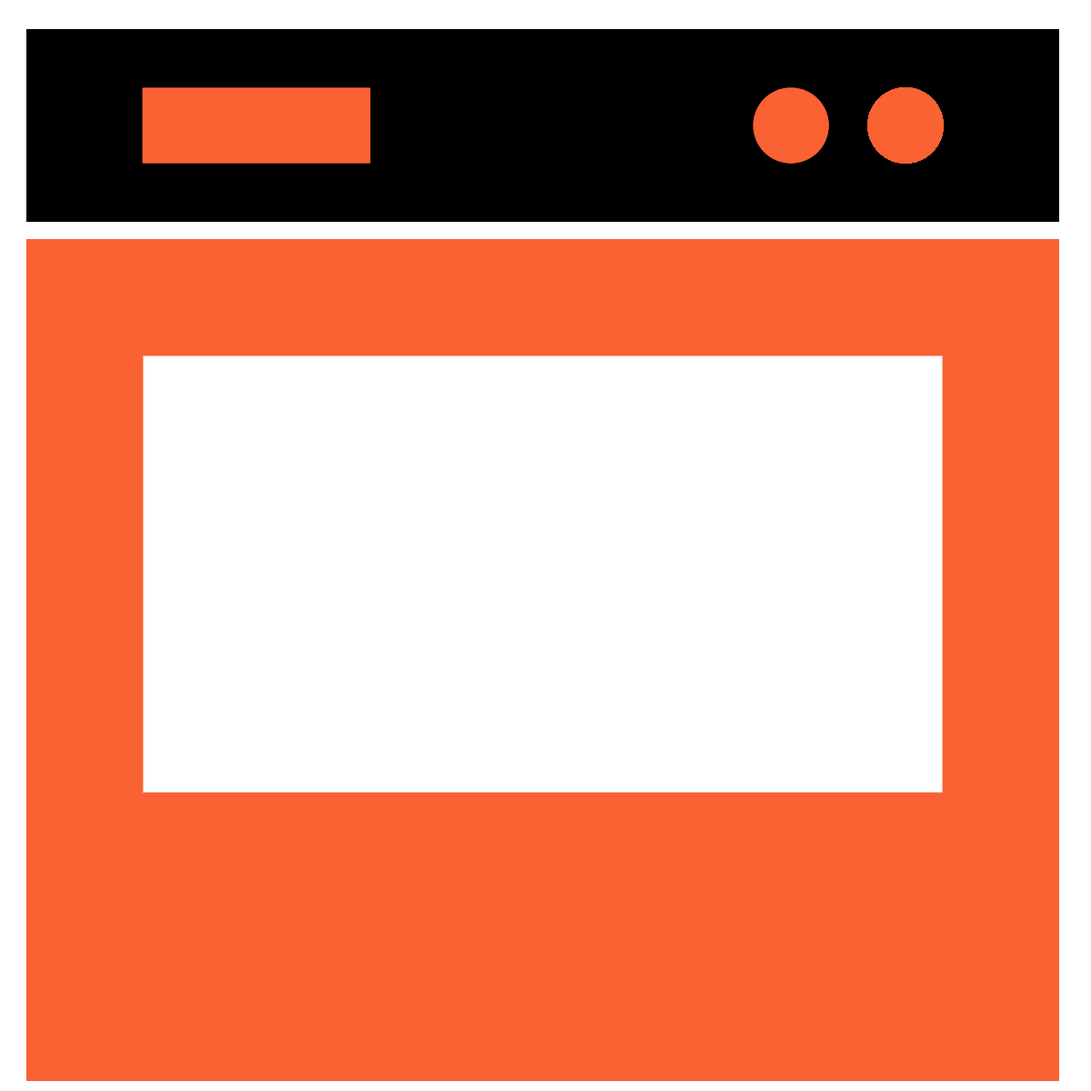
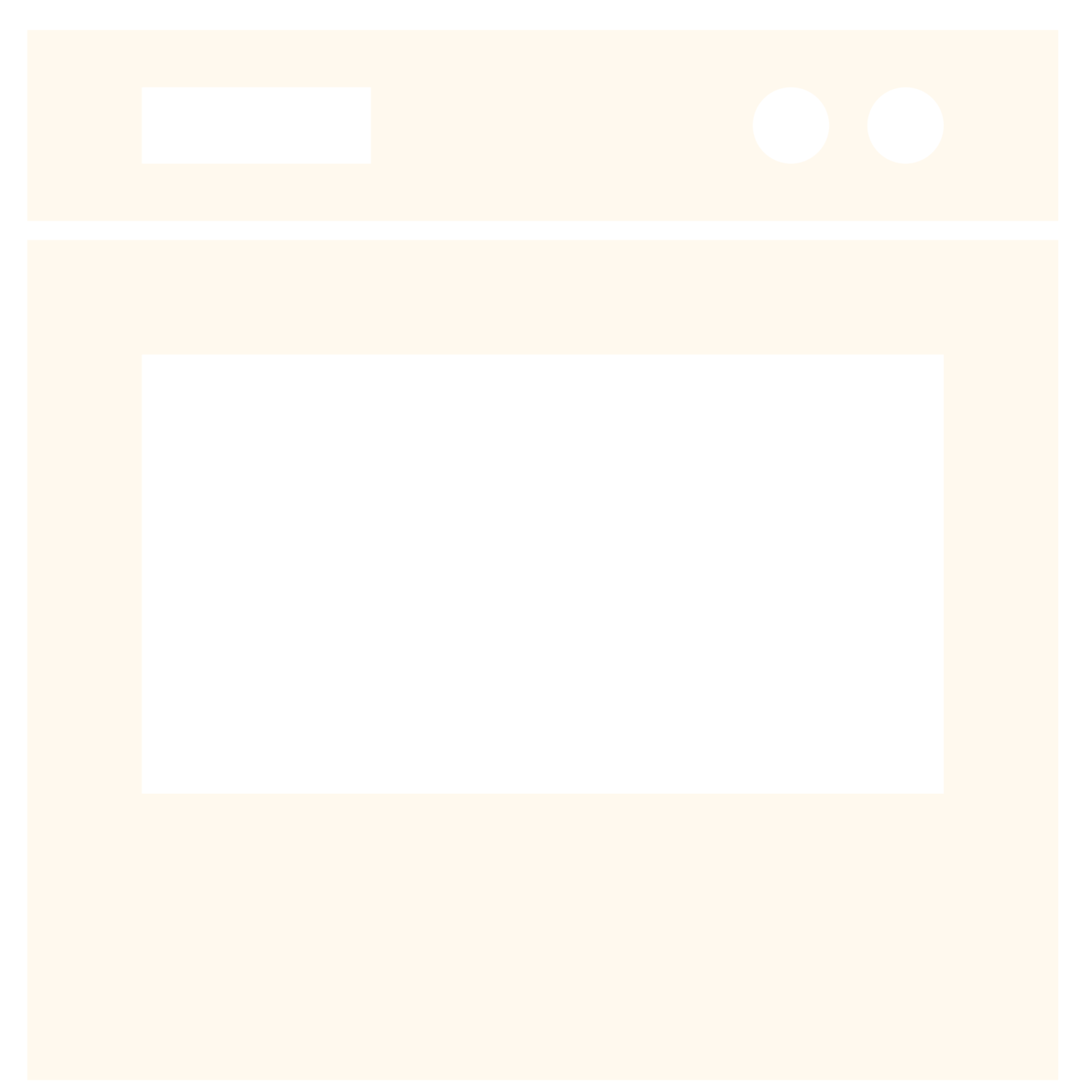
Comparing the layer stacks of the two 1091×1091 images. Changes:
hid "Buttons" over [141, 87, 945, 164]
hid "Oven Top" over [26, 29, 1060, 222]
hid "Oven Bottom" over [26, 239, 1060, 1082]
added layer "Original copy" above "Original" over [26, 29, 1060, 1082]
hid "Original" over [26, 29, 1060, 1082]
